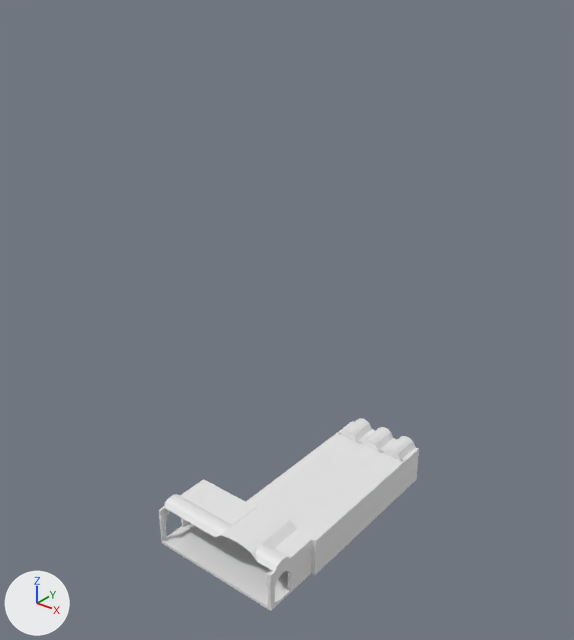
An edit to the Blender file art/models/props/Bowling_Alley_Frame/Bowling_Alley_Frame.blend, drawn before and after from the same camera.
Both versions are drawn from a 50 mm lens placed at (64.5, -82.3, 85.6), pointed at (-0.9, -0.6, 34.9). The lights are fixed; the arrows at lower left show +X, +Y and +Z. The older version comes first.

Script lines for the objects in view, before the commit:
```python
me_plane_001 = bpy.data.meshes.new('Plane.001')
me_plane_001.from_pydata(...)  # 1315 vertices, 1291 faces; spans x -11.3..11.5, y -18.9..20.0, z -2.3..8.0
ob_lobby___alley = bpy.data.objects.new('Lobby + Alley', me_plane_001)
ob_lobby___alley.location = (0.0, 0.0, 0.0)
```
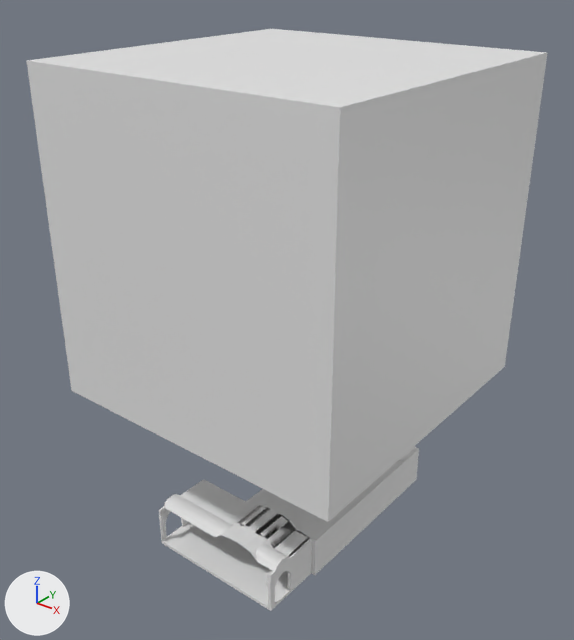
The newer file is also turned or shifted as a whole; pictures and numbers use the older file's frame.

Boxes [x1, y1, x2, y2] around the edits, measured in the pictures (574 x 640 px):
'The Sacrifice', added
    after: [27, 29, 547, 522]
part 1 of me_plane_001, shading changed
    before: [159, 418, 419, 577]
    after: [159, 446, 419, 577]

The change, as a diff of the scene's bpy script:
```diff
--- a/art/models/props/Bowling_Alley_Frame/Bowling_Alley_Frame.blend.py
+++ b/art/models/props/Bowling_Alley_Frame/Bowling_Alley_Frame.blend.py
@@ me_plane_001 @@
 me_plane_001.from_pydata(...)  # 1315 vertices, 1291 faces; spans x -11.3..11.5, y -18.9..20.0, z -2.3..8.0
 # used by ob_lobby___alley; location = (0.0, 0.0, 0.0)
+# me_plane_001 part 1: edges marked sharp go from 0 to 929
@@ me_cube_002_1 @@
+me_cube_002_1.from_pydata(...)  # a box spanning x -1.0..1.0, y -1.0..1.0, z -1.0..1.0
@@ ob_the_sacrifice @@
+ob_the_sacrifice = bpy.data.objects.new('The Sacrifice', me_cube_002_1)
+ob_the_sacrifice.location = (0.0, 0.0, 48.5)
+ob_the_sacrifice.rotation_euler = (0.0, 0.0, 3.142)  # degrees (0, 0, 180)
+ob_the_sacrifice.scale = (23.3, 23.3, 23.3)
```
